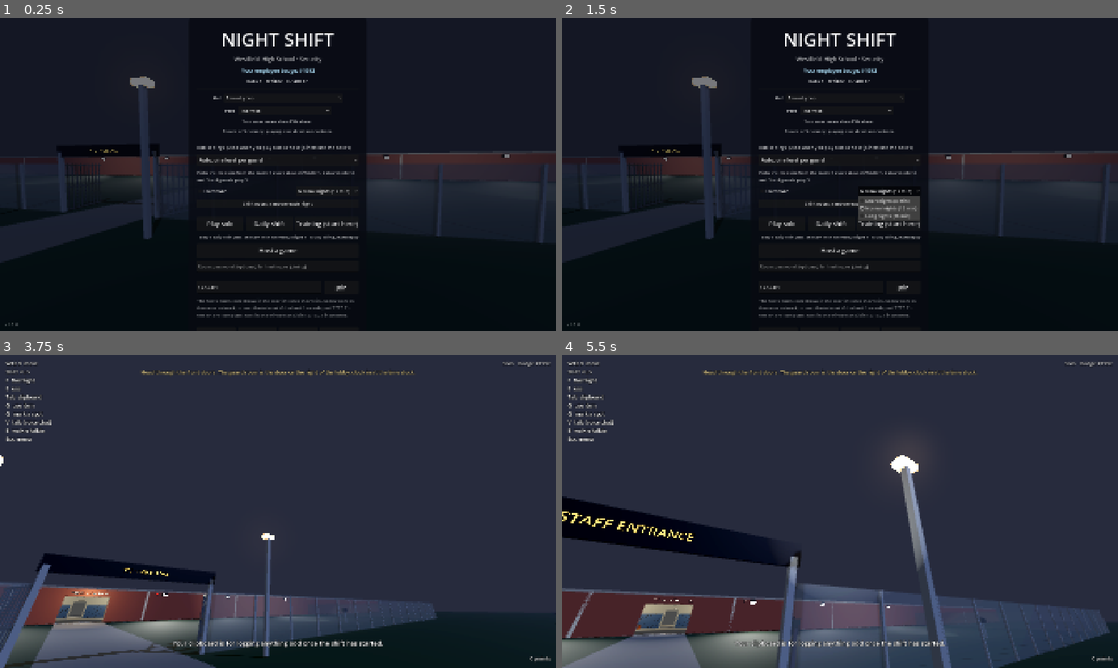
Above: before the commit, frames 1-4 (two rows, left to right).
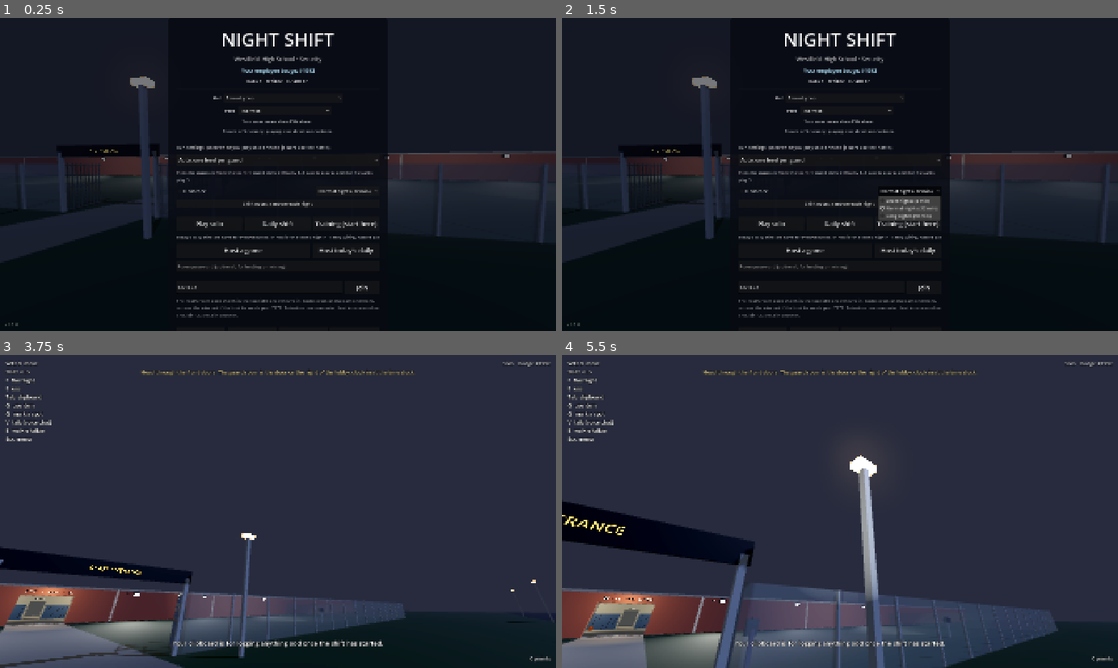
Above: after the commit, the same moments.

Repository: Travis700/Game
Game: Godot game, scene res://scenes/main.tscn
Same seed, same stepped clock (60 frames per second), same inputs: the game is played once before the commit and once after it.
Inputs (mouse positions are in pixels of both pictures, inside the frame that each line leads up to):
- Up to frame 1 (0.25 s): no input
- Up to frame 2 (1.5 s): click "Host a game" at 0.5 s; click "Normal nights (12 min)" at 1.25 s
- Up to frame 3 (3.75 s): click "Normal nights (12 min)" at 2 s; click "Play solo" at 2.75 s; tap Enter at 3.5 s; move the mouse to (305, 511) at 3.52 s; hold W (move_forward) from 3.53 s (still down); hold Tab (clipboard) from 3.53 s (still down); click (305, 511) at 3.67 s
- Up to frame 4 (5.5 s): keep holding W (move_forward); move the mouse to (812, 511) at 4.27 s; release Tab (clipboard) at 4.28 s; tap R (compare) at 4.35 s; move the mouse to (851, 505) at 5.02 s; hold F (flashlight) from 5.03 s (still down)

The runs differ from the first frame. In frame 1, 3.2% of the frame differs, in the area x 30-70%, y 40-96%; in frame 2, 3.9%; in frame 3, 7.9%; in frame 4, 15%, in the area x 0-99%, y 31-100%.

Commit message:
Team daily: host today's daily shift for 1-4 guards, scored as a team on its own board
Co-Authored-By: Claude Opus 5.5 <noreply@anthropic.com>
Claude-Session: https://claude.ai/code/session_015YKvNgaJwTwAVL8wj2PRTQ

Diff:
--- a/scripts/main.gd
+++ b/scripts/main.gd
@@ -418,6 +418,10 @@
 			_host())
 	menu.join_requested.connect(_join)
 	menu.daily_requested.connect(_play_daily)
+	menu.team_daily_requested.connect(func() -> void:
+		menu._continue.button_pressed = false
+		night.daily = Daily.today()
+		_host())
 	menu.training_requested.connect(_play_training)
 	night.daily_finished.connect(func() -> void: _back_to_menu(""))
 	SteamService.lobby_ready.connect(_on_steam_lobby_ready)
@@ -610,6 +614,11 @@
 	_start_run()
 	_enter_school()
 	_spawn_guard(1, Profile.employee_number, _player_name(), Career.rank(), _hat(), _perk(), Career.monsters_seen())
+	# A team daily shift: today's night, today's notes, today's starting points.
+	if night.daily != "":
+		night.hardcore = false
+		night.number = Daily.night_of(night.daily)
+		night.give_everyone(Daily.STARTING_POINTS)
 
 
 func _join(typed: String) -> void:
@@ -875,6 +884,9 @@
 	while badge < 1000 or _badge_in_use(badge):
 		badge = randi_range(1000, 9999)
 	_spawn_guard(peer_id, badge, player_name, rank, hat, perk, known)
+	if night.daily != "" and shift.state == Shift.State.PRE_SHIFT:
+		night._totals[peer_id] = Daily.STARTING_POINTS
+		shop.push_wallets()
 	# Spawn data is replayed as it was first sent: tell them about anyone promoted since.
 	for guard: Guard in players.get_children():
 		if guard.name.to_int() != peer_id:
--- a/scripts/menu.gd
+++ b/scripts/menu.gd
@@ -4,6 +4,8 @@
 signal solo_requested
 signal host_requested
 signal daily_requested
+## Host today's daily shift for a team.
+signal team_daily_requested
 signal training_requested
 signal join_requested(address: String)
 
@@ -169,7 +171,17 @@
 	column.add_child(_night_friends)
 	SteamService.leaderboard_loaded.connect(_on_leaderboard_loaded)
 	_show_rank()
-	column.add_child(_button("Host a game", func() -> void: host_requested.emit()))
+	var host_row := HBoxContainer.new()
+	host_row.add_theme_constant_override("separation", 8)
+	var host := _button("Host a game", func() -> void: host_requested.emit())
+	host.size_flags_horizontal = Control.SIZE_EXPAND_FILL
+	host.size_flags_stretch_ratio = 2.0
+	host_row.add_child(host)
+	var team_daily := _button("Host today's daily", func() -> void: team_daily_requested.emit())
+	team_daily.size_flags_horizontal = Control.SIZE_EXPAND_FILL
+	team_daily.tooltip_text = "Today's daily shift for a team: friends join as usual, and the team's score goes on its own board."
+	host_row.add_child(team_daily)
+	column.add_child(host_row)
 
 	_password = LineEdit.new()
 	_password.placeholder_text = "Room password (optional, for hosting or joining)"
@@ -394,7 +406,7 @@
 		return
 	var today := Daily.today()
 	var best := Career.daily_best(today)
-	_daily_label.text = "Today's daily shift (solo, the same for everyone): %s%s%s" % [Daily.describe(today),
+	_daily_label.text = "Today's daily shift (the same for everyone; solo, or host it for a team): %s%s%s" % [Daily.describe(today),
 			"   ·   your best: %d" % best if best >= 0 else "",
 			"   ·   %d days in a row" % Career.daily_streak() if Career.daily_streak() > 1 else ""]
 	SteamService.request_friends_scores(SteamService.daily_board(today))
--- a/scripts/night.gd
+++ b/scripts/night.gd
@@ -681,8 +681,11 @@
 	summary += "\nPay: %d for clocking out, +%d per correct log, -%d per false report, -%d for each guard lost." % [
 		SURVIVAL_PAY, CORRECT_LOG_POINTS, FALSE_REPORT_POINTS, DEATH_PENALTY]
 	if daily != "":
-		var row: Dictionary = rows[0] if not rows.is_empty() else {}
-		_finish_daily(rows, int(row.get("pay", 0)), summary)
+		# The team's score: everyone's pay tonight added up (just yours, solo).
+		var score := 0
+		for row: Dictionary in rows:
+			score += int(row.get("pay", 0))
+		_finish_daily(rows, score, summary)
 		return
 	var fired := false
 	if quota_target > 0 and number != LAST_NIGHT:
@@ -893,18 +896,28 @@
 func _finish_daily(rows: Array, score: int, summary: String) -> void:
 	score = maxi(score, 0)
 	randomize()
+	var team := shift_team()
 	var best_before := Career.daily_best(daily)
-	var new_best := career.record_daily(daily, score) if career else false
-	var headline := "Daily shift for %s: you scored %d." % [daily, score]
+	var new_best := score > best_before
+	_daily_result.rpc(daily, score, team)
+	var headline := ("Daily shift for %s: you scored %d." if team == 1 else "Team daily shift for %s: the team scored %d.") % [daily, score]
 	if new_best and best_before >= 0:
 		headline += " A new best for today (was %d)." % best_before
 	elif not new_best:
 		headline += " Today's best is still %d." % best_before
-	headline += "  Days in a row: %d." % Career.daily_streak()
+	headline += "  Days in a row: %d." % maxi(Career.daily_streak(), 1)
+	_show_report.rpc(number, rows, headline + "\n" + summary, "daily")
+
+
+## Every computer: today's daily score goes in each player's records, and on Steam (solo and
+## team scores on separate boards).
+@rpc("authority", "call_local", "reliable")
+func _daily_result(date: String, score: int, team: int) -> void:
+	if career:
+		career.record_daily(date, score)
 	var steam := get_node_or_null("/root/SteamService")
 	if steam:
-		steam.submit_score(steam.daily_board(daily), score)
-	_show_report.rpc(number, rows, headline + "\n" + summary, "daily")
+		steam.submit_score(steam.daily_board(date) + ("" if team <= 1 else "_team"), score)
 
 
 ## Host, after the ninth night: the team stays on. Points, gear and upgrades carry on.
Not shown, changed: README.md
Not shown, changed: STEAM.md
